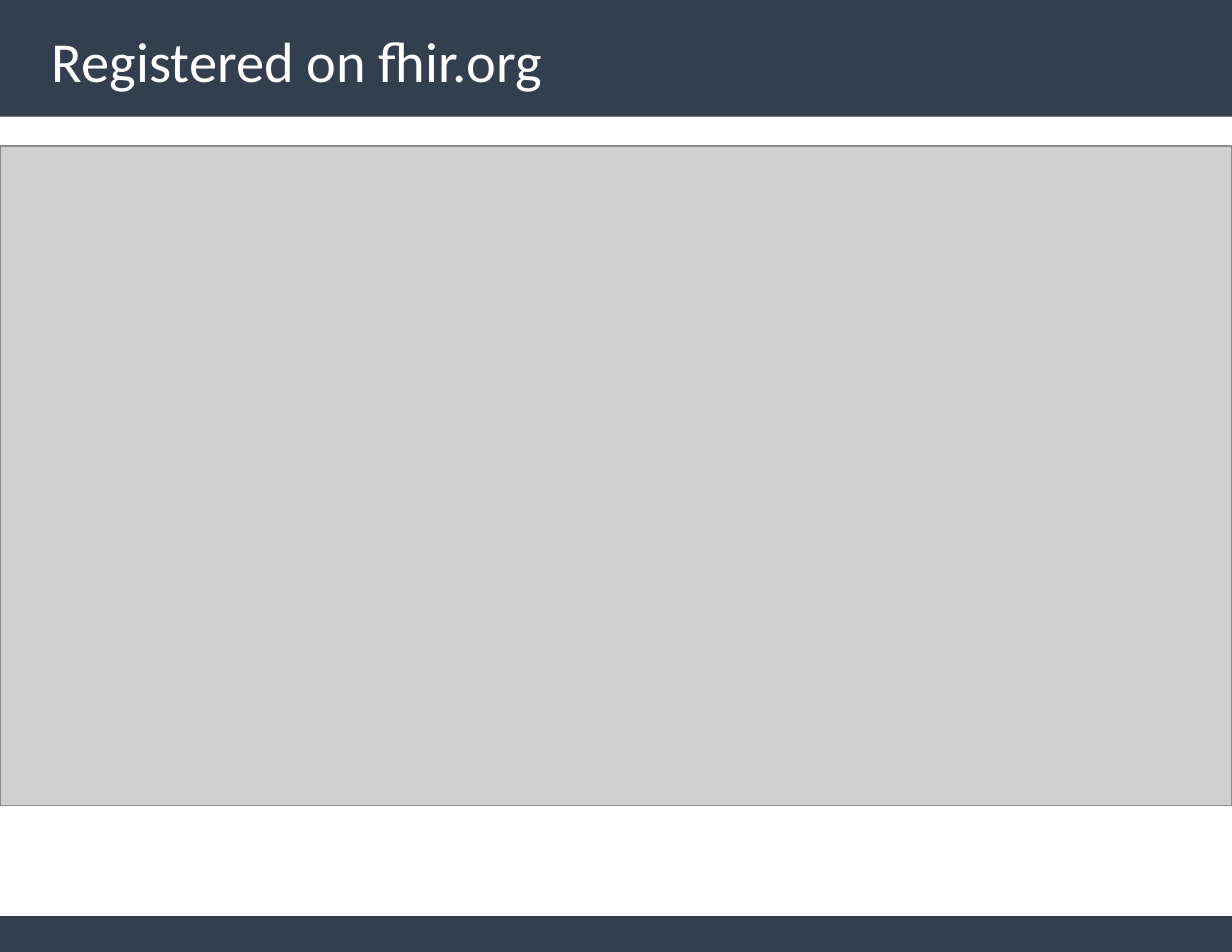
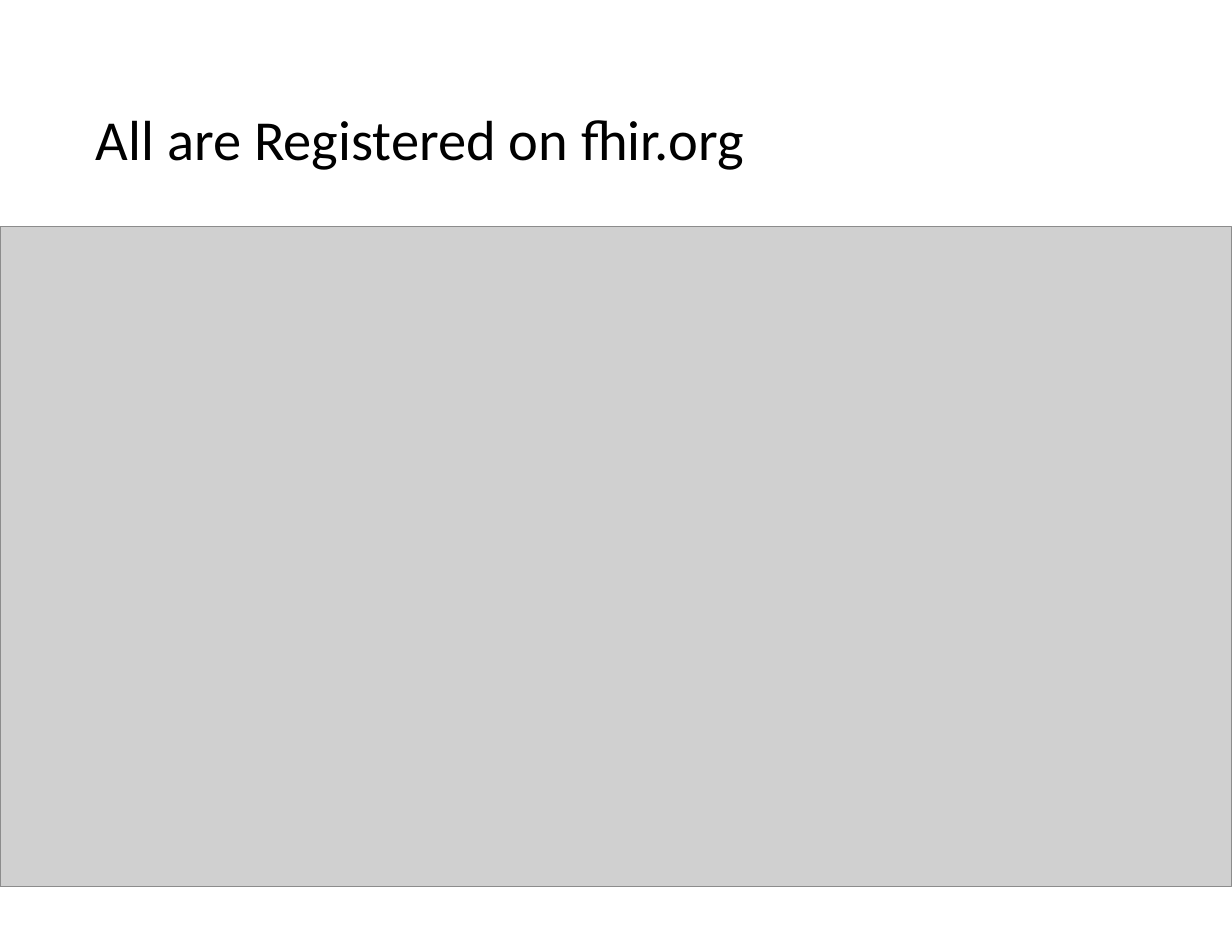
Before and after one commit to IHE/IT-Infrastructure, a slide deck: slide 6 of Presentations/IHE-FHIR-Brief.pptx. Drawn at 1232x952 pixels with LibreOffice and Linux fonts; fonts in the diff are those of the drawing; grey boxes stand for pictures. Boxes give left, top, right and bottom in pixels: in the first picture for what was removed or moved away, otherwise in the second. Text is boxed around its words. In the diff, an @@ line names an element or a change of style, - is before the commit and + after.

Commit message:
Updated IHE-FHIR-Brief and XDSonFHIR

```diff
--- a/Presentations/IHE-FHIR-Brief.pptx
+++ b/Presentations/IHE-FHIR-Brief.pptx
@@ rectangle removed at [0,0,1232,116] @@
@@ title at [96,120,744,170]: text changed; text colour #FFFFFF to #000000 @@
-Registered on fhir.org
+All are Registered on fhir.org
@@ picture: place and size @@
-picture at [0,146,1232,805]
+picture at [0,226,1232,886]
@@ rectangle removed at [0,916,1232,952] @@
```
Also in this commit, not shown: 13 other slides changed, 2 slides added, 1 slide removed.
